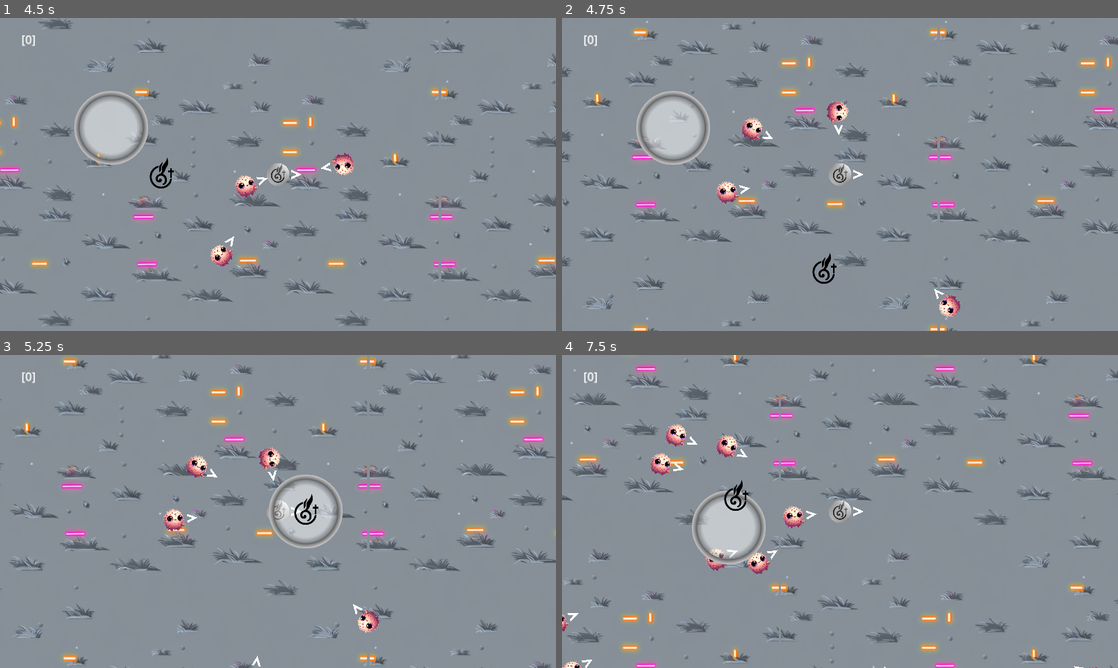
Above: before the commit, frames 1-4 (two rows, left to right).
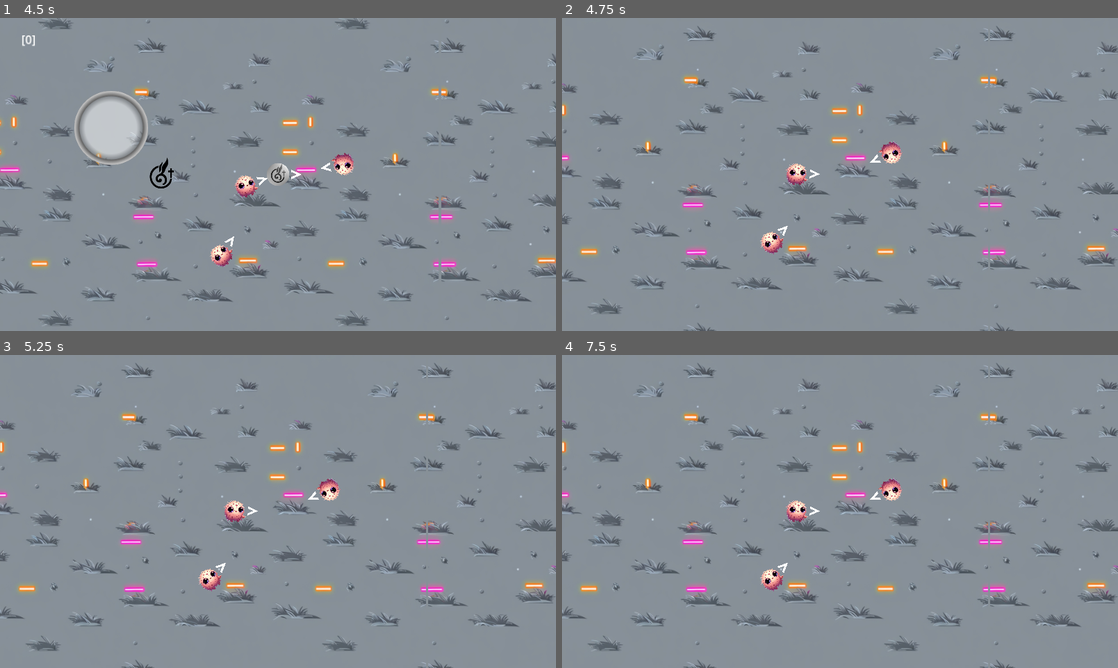
Above: after the commit, the same moments.

Repository: Pneumaturgy/PorNada
Game: Godot game, scene res://Scenes/Main.tscn
Same seed, same stepped clock (60 frames per second), same inputs: the game is played once before the commit and once after it.
Inputs (mouse positions are in pixels of both pictures, inside the frame that each line leads up to):
- Up to frame 1 (4.5 s): tap Enter at 0.5 s; move the mouse to (400, 158) at 0.52 s; hold D (move_right) 0.53-1.25 s; hold Right mouse button (fire) 0.53-1.25 s; click (400, 158) at 0.67 s; tap Space at 1.25 s; drag from (166, 190) to (250, 237) at 1.27 s; move the mouse to (333, 105) at 2.02 s; hold D (move_right) 2.03-2.75 s; tap Alt at 2.1 s; drag from (250, 237) to (444, 174) at 2.77 s; move the mouse to (444, 221) at 3.52 s; hold A (move_left) 3.53-4.25 s; hold Right mouse button (fire) 3.53-4.25 s; drag from (111, 127) to (261, 271) at 4.27 s
- Up to frame 2 (4.75 s): no input
- Up to frame 3 (5.25 s): move the mouse to (305, 511) at 5.02 s; hold S (move_down) from 5.03 s (still down); tap Alt at 5.1 s; click (305, 511) at 5.17 s
- Up to frame 4 (7.5 s): release S (move_down) at 5.75 s; drag from (756, 433) to (834, 473) at 5.77 s; move the mouse to (962, 495) at 6.52 s; hold W (move_up) 6.53-7.25 s; hold Right mouse button (fire) 6.53-7.25 s; drag from (728, 527) to (751, 439) at 7.27 s

Frame 1 is identical in both runs. In frame 2, 15% of the frame differs, in the area x 0-100%, y 0-100%; in frame 3, 15%; in frame 4, 16%.
Error after the commit: Invalid access to property or key 'global_position' on a base object of type 'previously freed'. (res://Scenes/PlayerCamera.tscn::GDScript_q544c:19)

Commit message:
re-applied alien damage
also added a condition in case player dies

Diff:
--- a/Scenes/Payloads/AlienPayload.tscn
+++ b/Scenes/Payloads/AlienPayload.tscn
@@ -7,6 +7,11 @@
 
 [node name="AlienPayload" type="Area2D"]
 script = ExtResource("1_j85ny")
+affected_properties_with_deltas = {
+"defense": 0.0,
+"health": -5.0,
+"speed": 0.0
+}
 
 [node name="Sprite2D" type="Sprite2D" parent="."]
 rotation = 1.5708
--- a/Scenes/PlayerCamera.tscn
+++ b/Scenes/PlayerCamera.tscn
@@ -18,7 +18,8 @@
 
 
 func follow_player():
-	self.global_position = player.global_position
+	if player:
+		self.global_position = player.global_position
 "
 
 [node name="PlayerCamera" type="Camera2D"]
--- a/Scripts/payload.gd
+++ b/Scripts/payload.gd
@@ -19,8 +19,8 @@
 	death_timer.start()
 
 func apply_effects(entity):
-	#print("applying effects...")
-	#print(affected_properties_with_deltas)
+	print("applying effects...")
+	print(affected_properties_with_deltas)
 	for property in affected_properties_with_deltas:
 		var delta = affected_properties_with_deltas[property]
 		entity.affect_property(property, delta)
